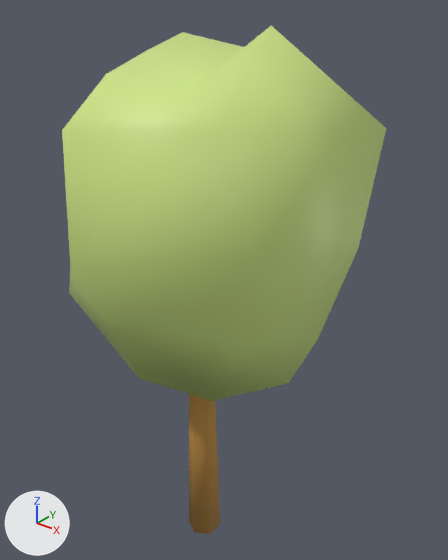
The glTF model frontend/public/TreeVariants/Tree_02.glb: old version first, new version second.
Before and after are seen from a camera (50 mm lens) standing at (8.58, -9.82, 14.02) and looking at (0.01, 0.88, 7.38). Every picture has the same lights, and +X, +Y and +Z are marked at lower left. Vertices at the same position are counted once.

In view in the first picture: 'Tree02'.
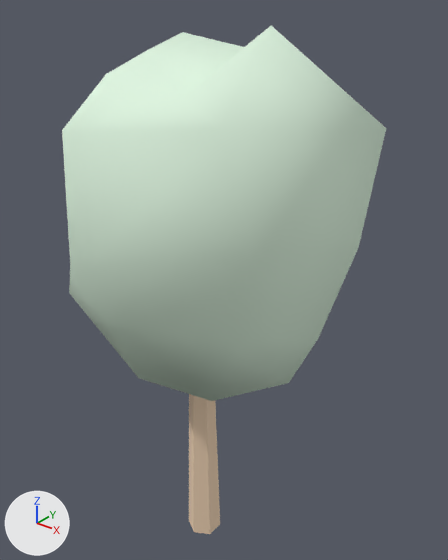
The newer file is also turned or shifted as a whole; pictures and numbers use the older file's frame.

Edits to the scene script, one JSON object a line:
```json
{"op": "set", "path": "mat_leafes.base_color", "old": "(0.625, 0.8, 0.244)", "new": "(0.747, 0.928, 0.759)", "note": "green #cfe787 -> white #e0f7e2"}
{"op": "set", "path": "mat_bark.base_color", "old": "(0.487, 0.256, 0.0532)", "new": "(0.858, 0.644, 0.456)", "note": "orange #b98a41 -> beige #eed2b4"}
{"block": "me_foliage__leafcard_004", "where": "me_foliage__leafcard_004.from_pydata(...)  # 42 vertices, 76 faces; spans x -3.68..3.42, y -3.32..3.92, z 0.0..13.24"}
{"block": "me_foliage__leafcard_004", "where": "# used by ob_tree02; location = (0.0, 0.0, 0.0)"}
{"block": "me_foliage__leafcard_004", "change": "me_foliage__leafcard_004 part 1: all 6 faces centred in x -0.35..0.35, y -0.33..0.33, z 2.01 are now shaded flat"}
{"block": "me_foliage__leafcard_004", "change": "me_foliage__leafcard_004 part 2: all 5 faces centred in x -0.3..0.22, y -0.3..0.3, z 4.02 are now shaded flat"}
```

Where the change shows, as pixel boxes (x1, y1, x2, y2) in the pictures (448 x 560 px):
```json
{"object": "Tree02", "change": "recoloured, shading changed", "before": [62, 26, 386, 534], "after": [62, 26, 386, 534], "on screen": "green to white"}
{"part": 1, "of": "me_foliage__leafcard_004", "change": "shading changed", "before": [189, 394, 220, 534], "after": [189, 394, 220, 534]}
{"part": 2, "of": "me_foliage__leafcard_004", "change": "shading changed", "before": [190, 394, 210, 529], "after": [190, 394, 210, 529]}
```
